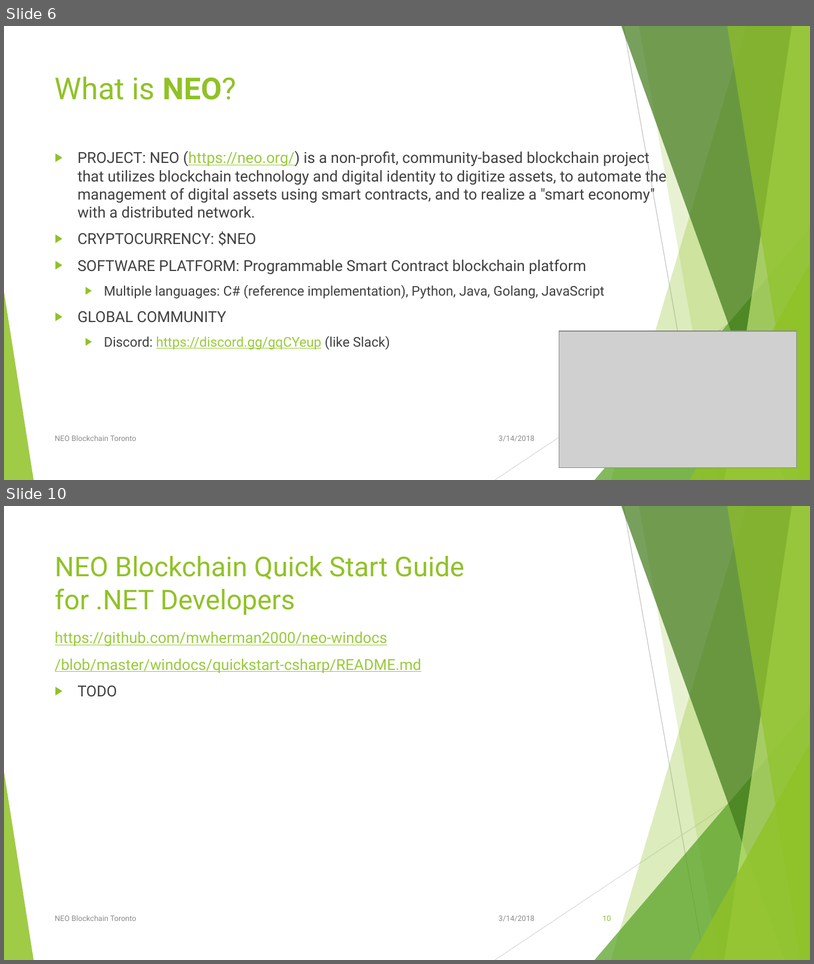
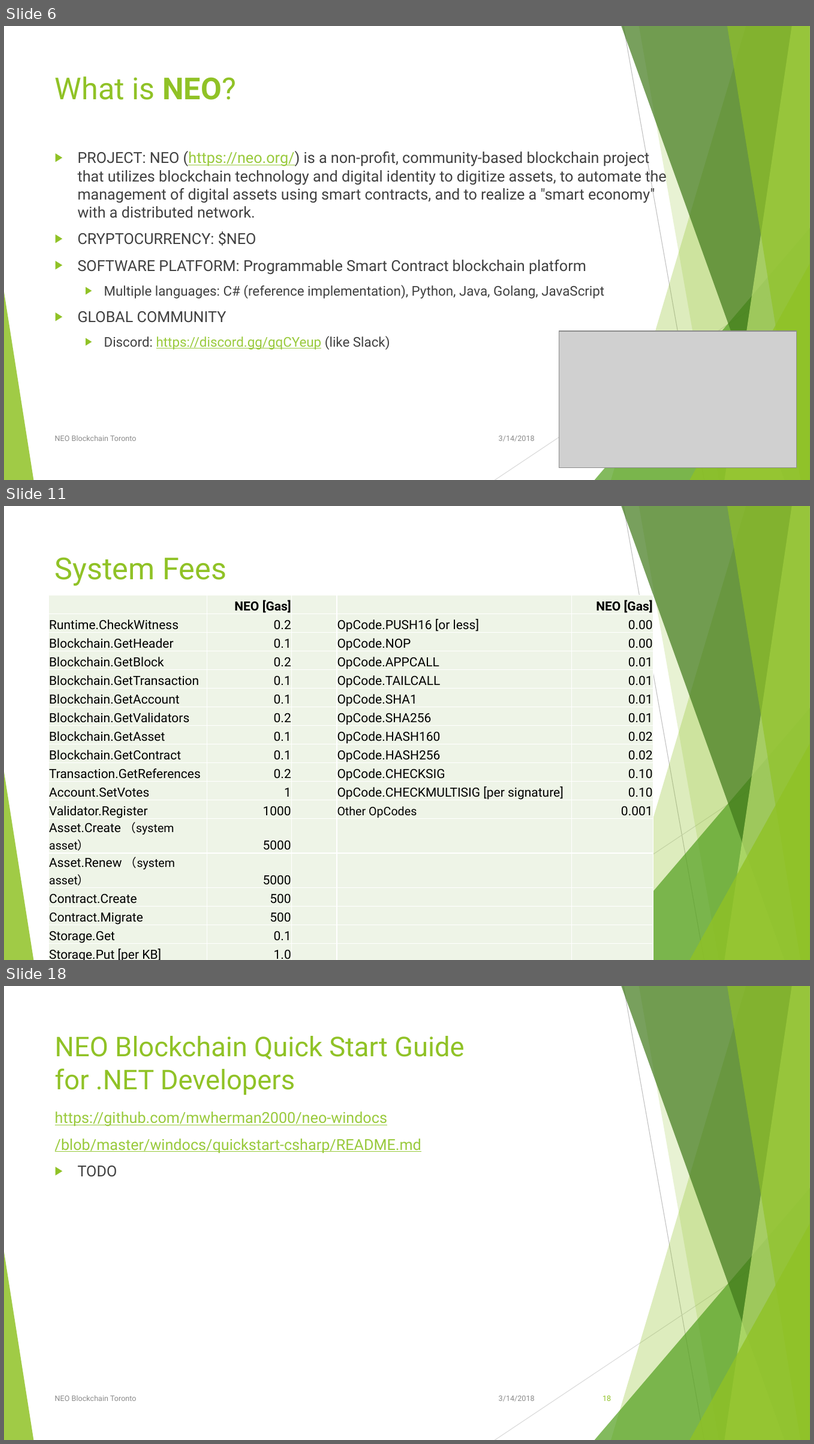
Before and after one commit to mwherman2000/neo-windocs, a slide deck: events/2018-neo-blockchain-toronto/NEO Blockchain-Toronto-20180314 Meetup.pptx. Shown one above the other, each under a label of ours: slides 6 and 10 before the commit, slides 6, 11 and 18 after it; the slides between them are not shown. The pictures are 814x964 and 814x1444 pixels, drawn with LibreOffice and Linux fonts; fonts in the diff are those of the drawing; grey boxes stand for pictures. Boxes give left, top, right and bottom in pixels: in the first picture for what was removed or moved away, otherwise in the second. Text is boxed around its words. In the diff, an @@ line names an element or a change of style, - is before the commit and + after.

```diff
--- a/events/2018-neo-blockchain-toronto/NEO Blockchain-Toronto-20180314 Meetup.pptx
+++ b/events/2018-neo-blockchain-toronto/NEO Blockchain-Toronto-20180314 Meetup.pptx
@@ slide 11 added at bbox=[4, 506, 810, 960], background #FFFFFF; not listed: 10 template elements that a slide beside it also shows @@
@@ title added at bbox=[55, 557, 227, 586], 36 pt, text #90C226 @@
+System Fees
@@ table added at bbox=[49, 595, 654, 960], 20 rows, 5 columns @@
+ | NEO [Gas] |  |  | NEO [Gas]
+Runtime.CheckWitness | 0.2 |  | OpCode.PUSH16 [or less] | 0.00
+Blockchain.GetHeader | 0.1 |  | OpCode.NOP | 0.00
+Blockchain.GetBlock | 0.2 |  | OpCode.APPCALL | 0.01
+Blockchain.GetTransaction | 0.1 |  | OpCode.TAILCALL | 0.01
+Blockchain.GetAccount | 0.1 |  | OpCode.SHA1 | 0.01
+Blockchain.GetValidators | 0.2 |  | OpCode.SHA256 | 0.01
+Blockchain.GetAsset | 0.1 |  | OpCode.HASH160 | 0.02
+Blockchain.GetContract | 0.1 |  | OpCode.HASH256 | 0.02
+Transaction.GetReferences | 0.2 |  | OpCode.CHECKSIG | 0.10
+Account.SetVotes | 1 |  | OpCode.CHECKMULTISIG [per signature] | 0.10
+Validator.Register | 1000 |  | Other OpCodes | 0.001
+Asset.Create （system asset） | 5000 |  |  | 
+Asset.Renew （system asset） | 5000 |  |  | 
+Contract.Create | 500 |  |  | 
+Contract.Migrate | 500 |  |  | 
+Storage.Get | 0.1 |  |  | 
+Storage.Put [per KB] | 1.0 |  |  | 
+Storage.Delete | 0.1 |  |  | 
+Other OpCodes | 0.001 |  |  | 
@@ what was slide 10 is now slide 18 @@
@@ page number at bbox=[603, 1395, 611, 1401]: text changed @@
-10
+18
```
Also in this commit, not shown: 2 slides changed, 8 other slides added, 1 slide removed.
